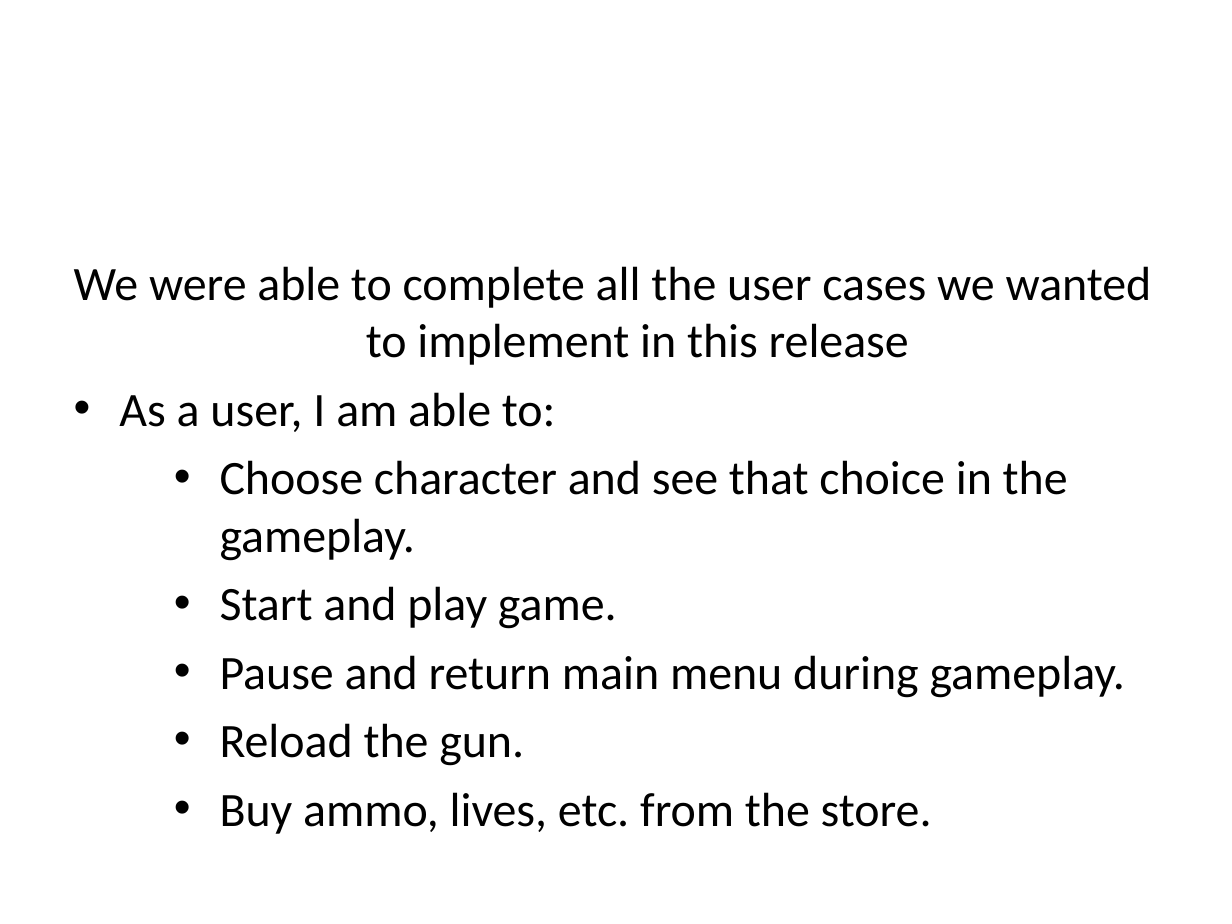
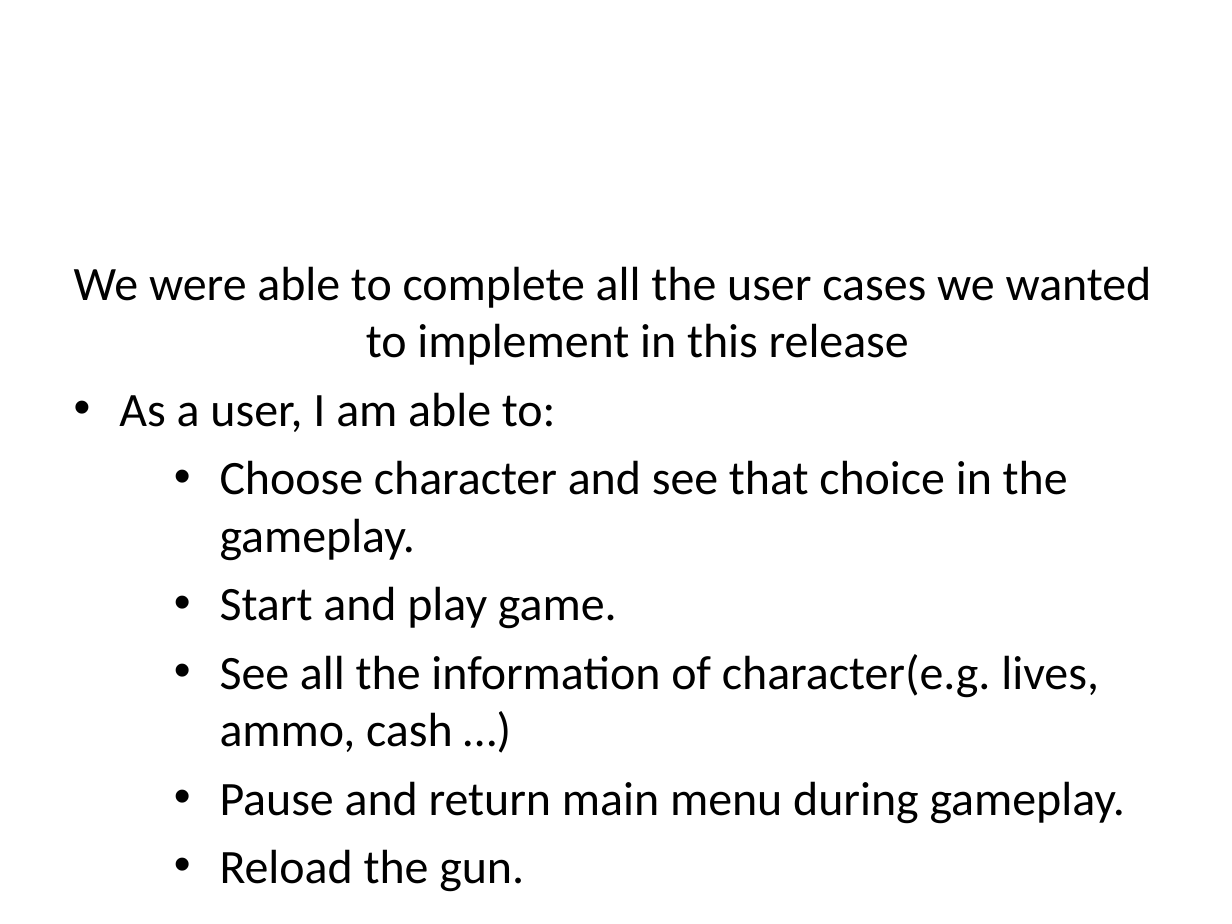
Before and after one commit to csce3513/Team3, a slide deck: slide 4 of Final_Release.ppt. Drawn at 1232x924 pixels with LibreOffice and Linux fonts; fonts in the diff are those of the drawing; background and template pictures are left out. Boxes give left, top, right and bottom in pixels: in the first picture for what was removed or moved away, otherwise in the second. Text is boxed around its words. In the diff, an @@ line names an element or a change of style, - is before the commit and + after.

```diff
--- a/Final_Release.ppt
+++ b/Final_Release.ppt
@@ text at (220, 654, 1099, 752): paragraph added @@
+  • See all the information of character(e.g. lives, ammo, cash …)
@@ text at (220, 792, 932, 834): paragraph removed @@
-  • Buy ammo, lives, etc. from the store.
```
Also in this commit, not shown: 2 other slides changed.
